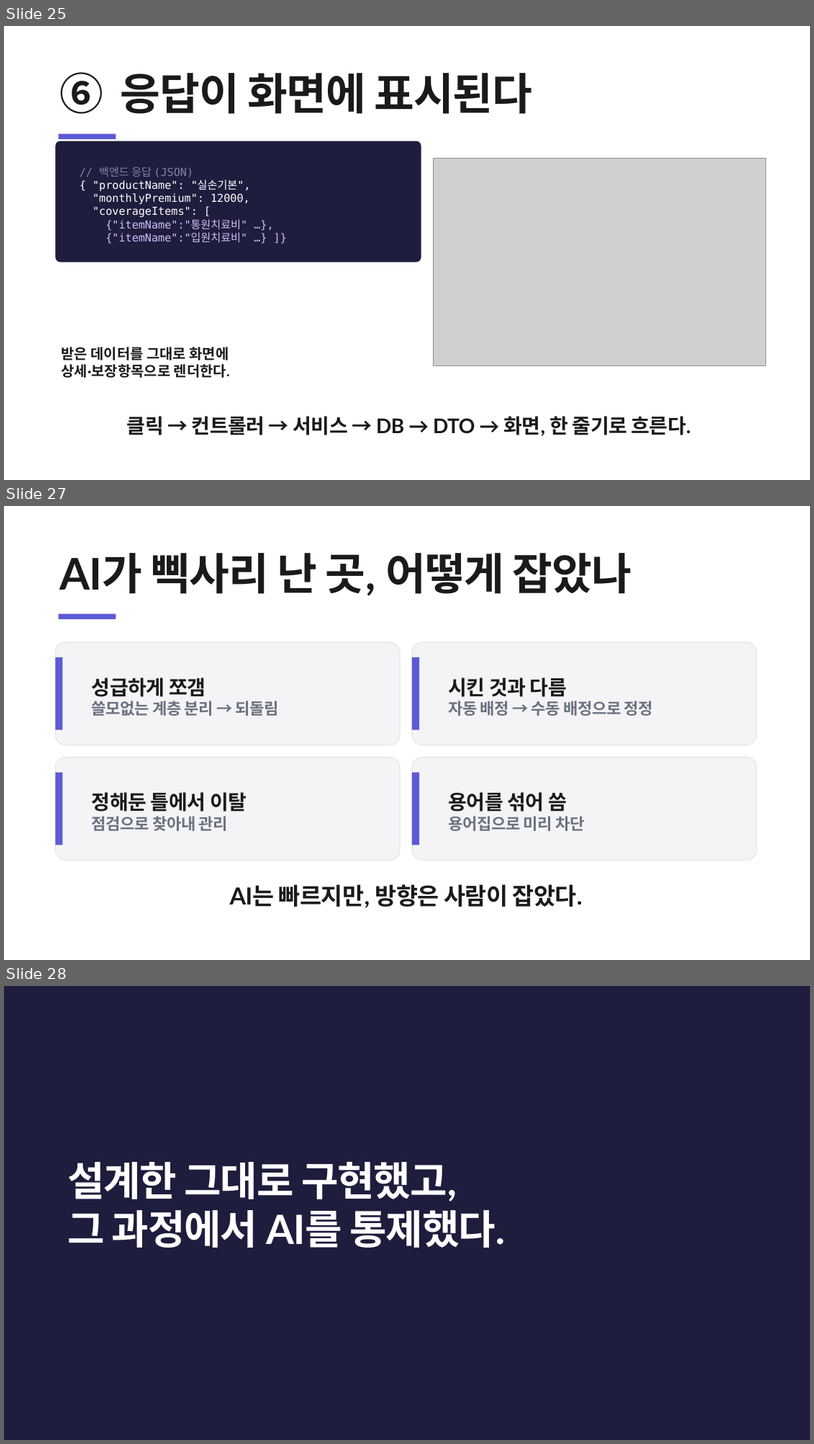
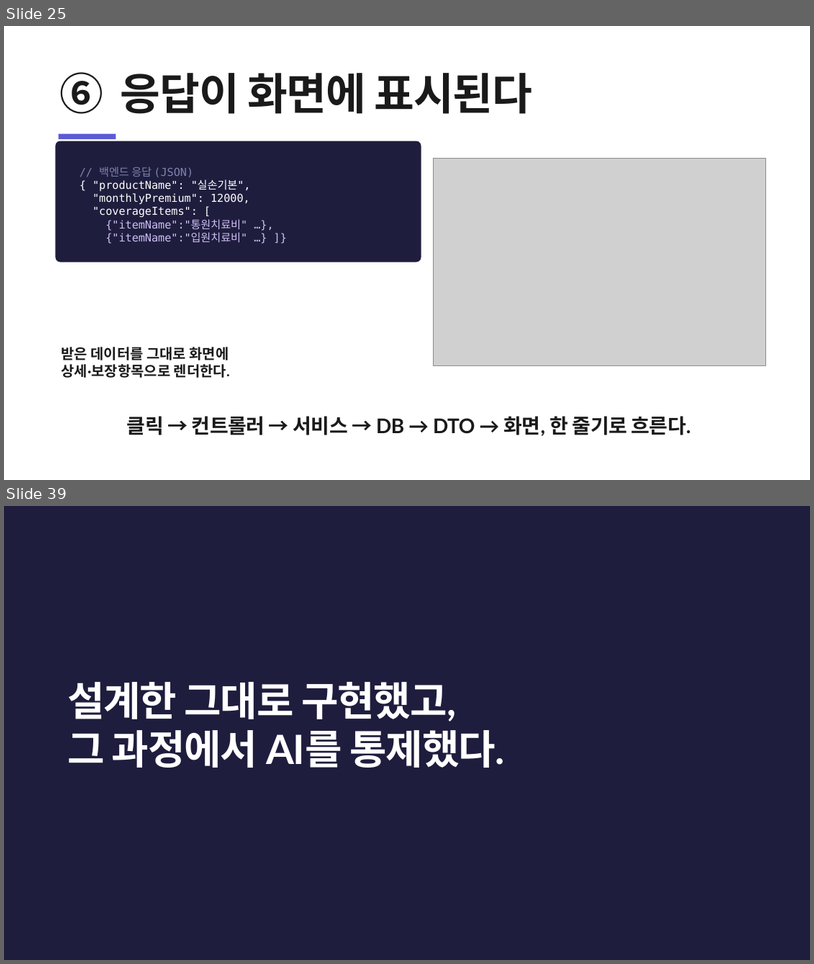
Before and after one commit to heyoonyoon/distributed-programming, a slide deck: docs/presentation/보험발표-figma.pptx. Shown one above the other, each under a label of ours: slides 25, 27 and 28 before the commit, slides 25 and 39 after it; the slides between them are not shown. The pictures are 814x1444 and 814x964 pixels, drawn with LibreOffice and Linux fonts; fonts in the diff are those of the drawing; grey boxes stand for pictures. Boxes give left, top, right and bottom in pixels: in the first picture for what was removed or moved away, otherwise in the second. Text is boxed around its words. In the diff, an @@ line names an element or a change of style, - is before the commit and + after.

```diff
--- a/docs/presentation/보험발표-figma.pptx
+++ b/docs/presentation/보험발표-figma.pptx
@@ slide 27 removed at bbox=[4, 506, 810, 960], background #FFFFFF @@
@@ text removed at bbox=[59, 553, 632, 596] @@
-AI가 삑사리 난 곳, 어떻게 잡았나
@@ rectangle removed at bbox=[59, 614, 116, 619] @@
@@ rounded rectangle removed at bbox=[55, 642, 400, 745] @@
@@ rounded rectangle removed at bbox=[412, 642, 757, 745] @@
@@ rectangle removed at bbox=[55, 657, 63, 730] @@
@@ text removed at bbox=[92, 677, 279, 716] @@
-성급하게 쪼갬
-쓸모없는 계층 분리 → 되돌림
@@ rectangle removed at bbox=[412, 657, 419, 730] @@
@@ text removed at bbox=[448, 677, 653, 716] @@
-시킨 것과 다름
-자동 배정 → 수동 배정으로 정정
@@ rounded rectangle removed at bbox=[55, 757, 400, 860] @@
@@ rounded rectangle removed at bbox=[412, 757, 757, 860] @@
@@ rectangle removed at bbox=[55, 772, 63, 845] @@
@@ rectangle removed at bbox=[412, 772, 419, 845] @@
@@ text removed at bbox=[92, 792, 247, 831] @@
-정해둔 틀에서 이탈
-점검으로 찾아내 관리
@@ text removed at bbox=[448, 792, 584, 831] @@
-용어를 섞어 씀
-용어집으로 미리 차단
@@ text removed at bbox=[230, 884, 583, 908] @@
-AI는 빠르지만, 방향은 사람이 잡았다.
@@ what was slide 28 is now slide 39 @@
```
Also in this commit, not shown: 13 slides added, 1 other slide removed, 1 other file.
